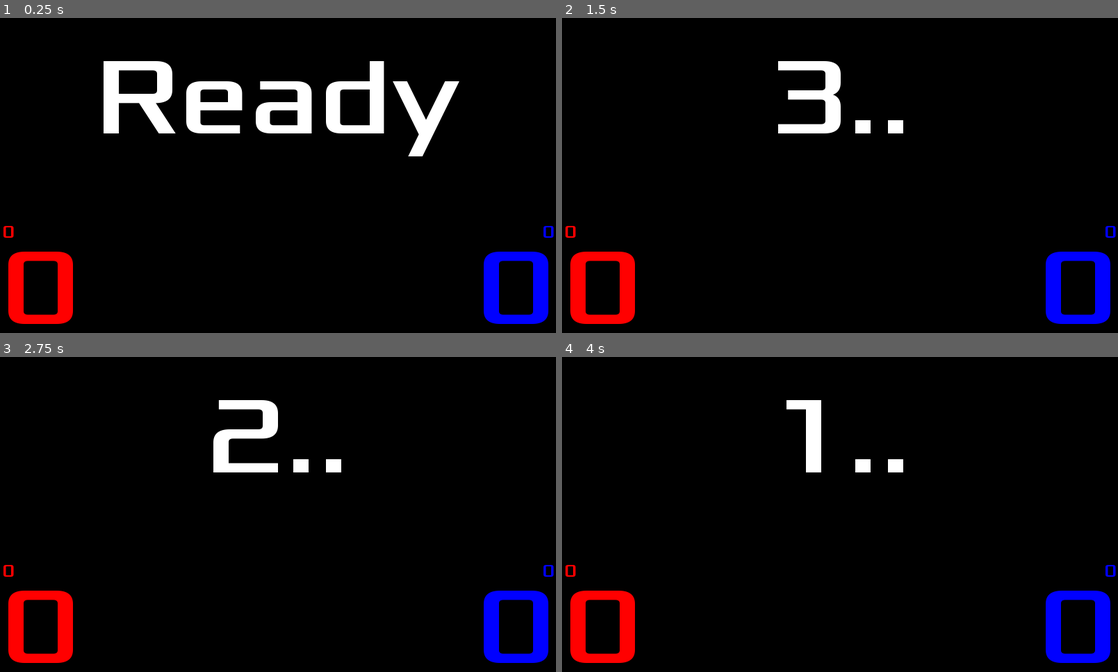
Above: before the commit, frames 1-4 (two rows, left to right).
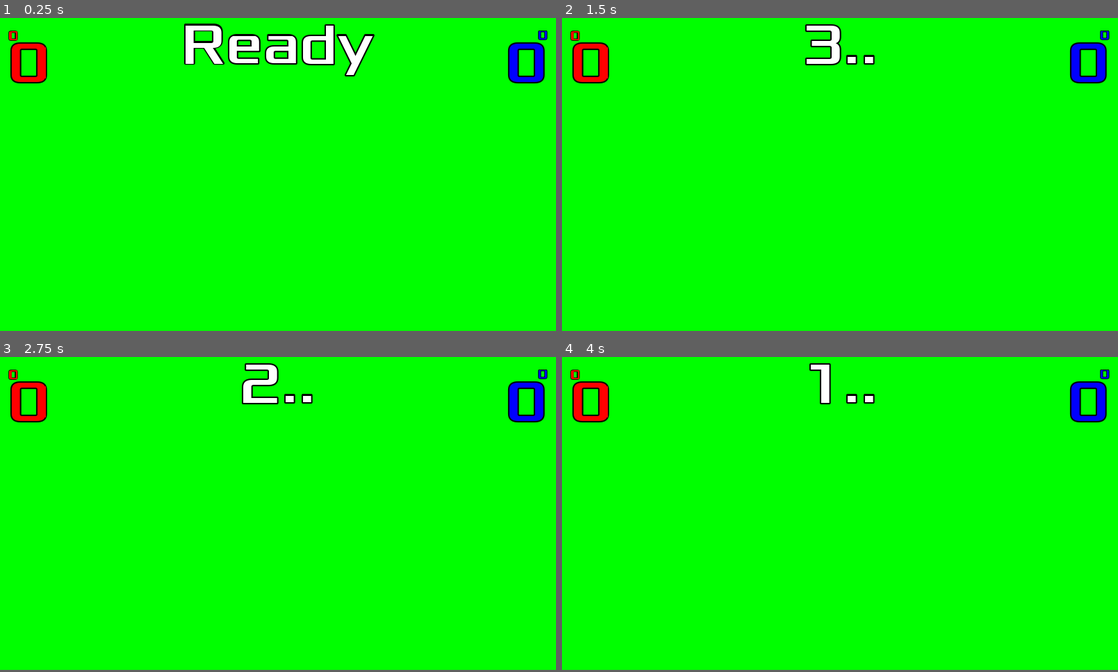
Above: after the commit, the same moments.

Repository: CrazyLegoMind/timer_rac
Game: Godot game, scene res://scenes/Display.tscn
Same seed, same stepped clock (60 frames per second), same inputs: the game is played once before the commit and once after it.
Inputs:
- Up to frame 1 (0.25 s): no input
- Up to frame 2 (1.5 s): tap Enter at 0.5 s; hold Shift (mode_up_key, bound only after the commit) 0.53-1.28 s; hold Right (blue_point) 0.53-1.28 s; tap Alt (mode_key, bound only after the commit) at 0.8, 1.35 s; tap Space (t_start) at 1.25 s
- Up to frame 3 (2.75 s): tap Down (mode_key, bound only before the commit) at 1.55 s; tap Escape (t_reset) at 2 s; hold Shift (mode_up_key, bound only after the commit) from 2.03 s (still down); hold Down (mode_key, bound only before the commit) from 2.03 s (still down); tap Left (red_point) at 2.3 s
- Up to frame 4 (4 s): tap Space (t_start) at 2.75, 3.8 s; release Down (mode_key, bound only before the commit) at 2.78 s; tap Left (red_point) at 2.85 s; tap Up (t_release) at 3.05, 3.6 s; release Shift (mode_up_key, bound only after the commit) at 3.53 s
In our replay, the window is 800x453 before the commit and 800x450 after it. These sizes can differ from the game's own. Grey fills any space a smaller window leaves; there, only what the larger window draws over its background counts as a difference.

The runs differ from the first frame. In frame 1, 98% of the frame differs, in the area x 0-100%, y 0-100%; in frame 2, 99%; in frame 3, 99%; in frame 4, 99%.

Commit message:
updated code for rac 42 tournament

Diff:
--- a/assets/font/font_300.tres
+++ b/assets/font/font_300.tres
@@ -3,7 +3,7 @@
 [ext_resource path="res://assets/font/Xolonium-Regular.ttf" type="DynamicFontData" id=1]
 
 [resource]
-size = 295
+size = 200
 outline_size = 5
 outline_color = Color( 0, 0, 0, 1 )
 extra_spacing_top = -60
--- a/project.godot
+++ b/project.godot
@@ -16,8 +16,8 @@
 
 [display]
 
-window/size/width=1500
-window/size/height=850
+window/size/width=1920
+window/size/height=1080
 window/stretch/mode="2d"
 window/stretch/aspect="keep"
 
@@ -49,8 +49,8 @@
 }
 mode_key={
 "deadzone": 0.5,
-"events": [ Object(InputEventKey,"resource_local_to_scene":false,"resource_name":"","device":0,"alt":false,"shift":false,"control":false,"meta":false,"command":false,"pressed":false,"scancode":16777234,"physical_scancode":0,"unicode":0,"echo":false,"script":null)
-, Object(InputEventJoypadButton,"resource_local_to_scene":false,"resource_name":"","device":0,"button_index":1,"pressure":0.0,"pressed":false,"script":null)
+"events": [ Object(InputEventKey,"resource_local_to_scene":false,"resource_name":"","device":0,"alt":false,"shift":false,"control":false,"meta":false,"command":false,"pressed":false,"scancode":16777240,"physical_scancode":0,"unicode":0,"echo":false,"script":null)
+, Object(InputEventJoypadButton,"resource_local_to_scene":false,"resource_name":"","device":0,"button_index":13,"pressure":0.0,"pressed":false,"script":null)
  ]
 }
 t_release={
@@ -59,12 +59,29 @@
 , Object(InputEventJoypadButton,"resource_local_to_scene":false,"resource_name":"","device":0,"button_index":3,"pressure":0.0,"pressed":false,"script":null)
  ]
 }
+blue_point_x3={
+"deadzone": 0.5,
+"events": [ Object(InputEventJoypadButton,"resource_local_to_scene":false,"resource_name":"","device":0,"button_index":7,"pressure":0.0,"pressed":false,"script":null)
+ ]
+}
+red_point_x3={
+"deadzone": 0.5,
+"events": [ Object(InputEventJoypadButton,"resource_local_to_scene":false,"resource_name":"","device":0,"button_index":6,"pressure":0.0,"pressed":false,"script":null)
+ ]
+}
+mode_up_key={
+"deadzone": 0.5,
+"events": [ Object(InputEventJoypadButton,"resource_local_to_scene":false,"resource_name":"","device":0,"button_index":12,"pressure":0.0,"pressed":false,"script":null)
+, Object(InputEventKey,"resource_local_to_scene":false,"resource_name":"","device":0,"alt":false,"shift":false,"control":false,"meta":false,"command":false,"pressed":false,"scancode":16777237,"physical_scancode":0,"unicode":0,"echo":false,"script":null)
+ ]
+}
 
 [physics]
 
+common/physics_fps=120
 common/enable_pause_aware_picking=true
 
 [rendering]
 
-environment/default_clear_color=Color( 0, 0, 0, 1 )
+environment/default_clear_color=Color( 0, 1, 0, 1 )
 environment/default_environment="res://default_env.tres"
--- a/scenes/Display.gd
+++ b/scenes/Display.gd
@@ -1,4 +1,4 @@
-extends Node2D
+extends Node
 
 signal countdown_completed
 export var fight_time_seconds:float = 60.0
@@ -18,6 +18,7 @@
 var last_30_sec = false
 var last_10_sec = false
 
+
 #points variables
 var red_delay:float = 0.0
 var blue_delay:float = 0.0
@@ -25,6 +26,11 @@
 var blue_point_buffer:int = 0
 var red_point:int = 0
 var blue_point:int = 0
+var red_hold_time := 0.0
+var blue_hold_time := 0.0
+var red_sum_time := false
+var blue_sum_time := false
+
 
 #release_variables
 var release_flowing: = false
@@ -32,11 +38,11 @@
 var release_text:String = "Release!"
 var release_beeps = false
 
-onready var release_label_node = $MarginContainer/VBoxContainer/HBoxContainer/ReleaseLabel
-onready var red_label_node = $MarginContainer/VBoxContainer/HBoxContainer/RedContainer/RedLabel
-onready var blue_label_node = $MarginContainer/VBoxContainer/HBoxContainer/BlueContainer/BlueLabel
-onready var red_buffer_label_node = $MarginContainer/VBoxContainer/HBoxContainer/RedContainer/RedBufferLabel
-onready var blue_buffer_label_node = $MarginContainer/VBoxContainer/HBoxContainer/BlueContainer/BlueBufferLabel
+onready var release_label_node = $MarginContainer/VBoxContainer/ReleaseLabel
+onready var red_label_node = $MarginContainer/VBoxContainer/TopHalf/RedContainer/RedLabel
+onready var blue_label_node = $MarginContainer/VBoxContainer/TopHalf/BlueContainer/BlueLabel
+onready var red_buffer_label_node = $MarginContainer/VBoxContainer/TopHalf/RedContainer/RedBufferLabel
+onready var blue_buffer_label_node = $MarginContainer/VBoxContainer/TopHalf/BlueContainer/BlueBufferLabel
 onready var timer_label_node = $MarginContainer/VBoxContainer/TopHalf/ClockLabel
 onready var beeps_player_node = $ShortBeep
 onready var beepl_player_node = $LongBeep
@@ -73,33 +79,70 @@
 
 
 func _input(event):
+
+	if Input.is_action_just_pressed("t_start"):
+		toggle_timer()
+	if Input.is_action_just_pressed("t_reset"):
+		init_values()
+	if Input.is_action_just_pressed("t_release"):
+		toggle_release(Input.is_action_pressed("mode_key"))
+
+
+#	if Input.is_action_just_released("blue_point"):
+#		blue_point_buffer += point_mode
+#		blue_delay += point_display_delay
+#	if Input.is_action_just_released("red_point"):
+#		red_point_buffer += point_mode
+#		red_delay += point_display_delay
+
+# Called every frame. 'delta' is the elapsed time since the previous frame.
+func _physics_process(delta):
+	handle_point_input(delta)
+	handle_main_timer(delta)
+	handle_points(delta)
+	handle_release_timer(delta)
+
+
+func handle_point_input(delta):
 	var point_mode = 1
 	var release_restart = false
 	if Input.is_action_pressed("mode_key"):
 		point_mode = -1
 		release_restart = true
-
-	if Input.is_action_just_pressed("t_start"):
-		toggle_timer()
-	if Input.is_action_just_pressed("t_reset"):
-		init_values()
-	if Input.is_action_just_pressed("t_release"):
-		toggle_release(release_restart)
-
+	if Input.is_action_pressed("mode_up_key"):
+		point_mode = point_mode*3
 	if not time_flowing:
 		point_mode = 0
-	if Input.is_action_just_released("blue_point"):
-		blue_point_buffer += point_mode
-		blue_delay += point_display_delay
-	if Input.is_action_just_released("red_point"):
-		red_point_buffer +=point_mode
-		red_delay += point_display_delay
-
-# Called every frame. 'delta' is the elapsed time since the previous frame.
-func _process(delta):
-	handle_main_timer(delta)
-	handle_points(delta)
-	handle_release_timer(delta)
+
+	if Input.is_action_pressed("blue_point"):
+		blue_hold_time += delta
+		if blue_hold_time > 0.03 and blue_sum_time:
+			blue_sum_time = false
+			blue_point_buffer += point_mode
+			blue_delay += point_display_delay
+		if blue_hold_time > 1.0:
+			blue_point_buffer += point_mode
+			blue_delay += point_display_delay
+			blue_hold_time = 0.0
+	else:
+		blue_hold_time = 0.0
+		blue_sum_time = true
+
+
+	if Input.is_action_pressed("red_point"):
+		red_hold_time += delta
+		if red_hold_time > 0.03 and red_sum_time:
+			red_sum_time = false
+			red_point_buffer += point_mode
+			red_delay += point_display_delay
+		if red_hold_time > 1.0:
+			red_point_buffer += point_mode
+			red_delay += point_display_delay
+			red_hold_time = 0.0
+	else:
+		red_hold_time = 0.0
+		red_sum_time = true
+
 
 
 func handle_points(delta):
--- a/scenes/Display.tscn
+++ b/scenes/Display.tscn
@@ -23,7 +23,7 @@
 extra_spacing_bottom = -60
 font_data = ExtResource( 5 )
 
-[node name="Display" type="Node2D"]
+[node name="Display" type="Node"]
 script = ExtResource( 1 )
 fight_time_seconds = 90.0
 
@@ -43,10 +43,12 @@
 stream = ExtResource( 4 )
 
 [node name="MarginContainer" type="MarginContainer" parent="."]
-margin_left = 4.0
-margin_top = 4.0
-margin_right = 1496.0
-margin_bottom = 846.0
+anchor_right = 1.0
+anchor_bottom = 1.0
+margin_left = 30.0
+margin_top = 30.0
+margin_right = -30.0
+margin_bottom = -30.0
 size_flags_horizontal = 3
 size_flags_vertical = 3
 __meta__ = {
@@ -54,80 +56,60 @@
 }
 
 [node name="VBoxContainer" type="VBoxContainer" parent="MarginContainer"]
-margin_right = 1492.0
-margin_bottom = 842.0
+margin_right = 1860.0
+margin_bottom = 1020.0
 size_flags_horizontal = 3
 size_flags_vertical = 3
 alignment = 1
 
 [node name="TopHalf" type="HBoxContainer" parent="MarginContainer/VBoxContainer"]
-margin_right = 1492.0
-margin_bottom = 419.0
+margin_right = 1860.0
+margin_bottom = 182.0
 size_flags_horizontal = 3
-size_flags_vertical = 3
 alignment = 1
 
-[node name="ClockLabel" type="Label" parent="MarginContainer/VBoxContainer/TopHalf"]
-margin_left = 388.0
-margin_top = 92.0
-margin_right = 1104.0
-margin_bottom = 327.0
-grow_horizontal = 2
-grow_vertical = 2
-size_flags_horizontal = 4
-custom_fonts/font = ExtResource( 2 )
-text = "2:00"
+[node name="RedContainer" type="VBoxContainer" parent="MarginContainer/VBoxContainer/TopHalf"]
+margin_right = 142.0
+margin_bottom = 182.0
+size_flags_horizontal = 2
+size_flags_vertical = 0
 
-[node name="HBoxContainer" type="HBoxContainer" parent="MarginContainer/VBoxContainer"]
-margin_top = 423.0
-margin_right = 1492.0
-margin_bottom = 842.0
-size_flags_vertical = 3
-
-[node name="RedContainer" type="VBoxContainer" parent="MarginContainer/VBoxContainer/HBoxContainer"]
-margin_right = 209.0
-margin_bottom = 419.0
-size_flags_vertical = 9
-
-[node name="RedBufferLabel" type="Label" parent="MarginContainer/VBoxContainer/HBoxContainer/RedContainer"]
-margin_top = 122.0
-margin_right = 209.0
-margin_bottom = 180.0
+[node name="RedBufferLabel" type="Label" parent="MarginContainer/VBoxContainer/TopHalf/RedContainer"]
+margin_right = 142.0
+margin_bottom = 58.0
 size_flags_vertical = 10
 custom_colors/font_color = Color( 1, 0, 0, 1 )
 custom_fonts/font = SubResource( 2 )
 text = "0"
 valign = 2
 
-[node name="RedLabel" type="Label" parent="MarginContainer/VBoxContainer/HBoxContainer/RedContainer"]
-margin_top = 184.0
-margin_right = 209.0
-margin_bottom = 419.0
+[node name="RedLabel" type="Label" parent="MarginContainer/VBoxContainer/TopHalf/RedContainer"]
+margin_top = 62.0
+margin_right = 142.0
+margin_bottom = 182.0
 custom_colors/font_color = Color( 1, 0, 0, 1 )
 custom_fonts/font = ExtResource( 2 )
 text = "0"
 
-[node name="ReleaseLabel" type="Label" parent="MarginContainer/VBoxContainer/HBoxContainer"]
-margin_left = 213.0
-margin_right = 1279.0
-margin_bottom = 419.0
-size_flags_horizontal = 7
-size_flags_vertical = 5
-custom_fonts/font = SubResource( 3 )
-text = "Release"
-align = 1
-valign = 1
+[node name="ClockLabel" type="Label" parent="MarginContainer/VBoxContainer/TopHalf"]
+margin_left = 687.0
+margin_right = 1173.0
+margin_bottom = 120.0
+size_flags_horizontal = 0
+size_flags_vertical = 0
+custom_fonts/font = ExtResource( 2 )
+text = "2:00"
 
-[node name="BlueContainer" type="VBoxContainer" parent="MarginContainer/VBoxContainer/HBoxContainer"]
-margin_left = 1283.0
-margin_right = 1492.0
-margin_bottom = 419.0
-size_flags_vertical = 9
+[node name="BlueContainer" type="VBoxContainer" parent="MarginContainer/VBoxContainer/TopHalf"]
+margin_left = 1718.0
+margin_right = 1860.0
+margin_bottom = 182.0
+size_flags_horizontal = 10
+size_flags_vertical = 0
 
-[node name="BlueBufferLabel" type="Label" parent="MarginContainer/VBoxContainer/HBoxContainer/BlueContainer"]
-margin_top = 122.0
-margin_right = 209.0
-margin_bottom = 180.0
+[node name="BlueBufferLabel" type="Label" parent="MarginContainer/VBoxContainer/TopHalf/BlueContainer"]
+margin_right = 142.0
+margin_bottom = 58.0
 size_flags_horizontal = 9
 size_flags_vertical = 10
 custom_colors/font_color = Color( 0, 0, 1, 1 )
@@ -136,10 +118,10 @@
 align = 2
 valign = 2
 
-[node name="BlueLabel" type="Label" parent="MarginContainer/VBoxContainer/HBoxContainer/BlueContainer"]
-margin_top = 184.0
-margin_right = 209.0
-margin_bottom = 419.0
+[node name="BlueLabel" type="Label" parent="MarginContainer/VBoxContainer/TopHalf/BlueContainer"]
+margin_top = 62.0
+margin_right = 142.0
+margin_bottom = 182.0
 size_flags_horizontal = 9
 custom_colors/font_color = Color( 0, 0, 1, 1 )
 custom_fonts/font = ExtResource( 2 )
@@ -147,4 +129,21 @@
 align = 1
 valign = 1
 
+[node name="ReleaseLabel" type="Label" parent="MarginContainer/VBoxContainer"]
+margin_top = 186.0
+margin_right = 1860.0
+margin_bottom = 247.0
+size_flags_horizontal = 7
+size_flags_vertical = 5
+custom_fonts/font = SubResource( 3 )
+text = "Release"
+align = 1
+valign = 1
+
+[node name="HBoxContainer" type="HBoxContainer" parent="MarginContainer/VBoxContainer"]
+margin_top = 251.0
+margin_right = 1860.0
+margin_bottom = 1020.0
+size_flags_vertical = 3
+
 [connection signal="timeout" from="CutAudioTimer" to="." method="_on_CutAudioTimer_timeout"]
Not shown, changed: export_presets.cfg
